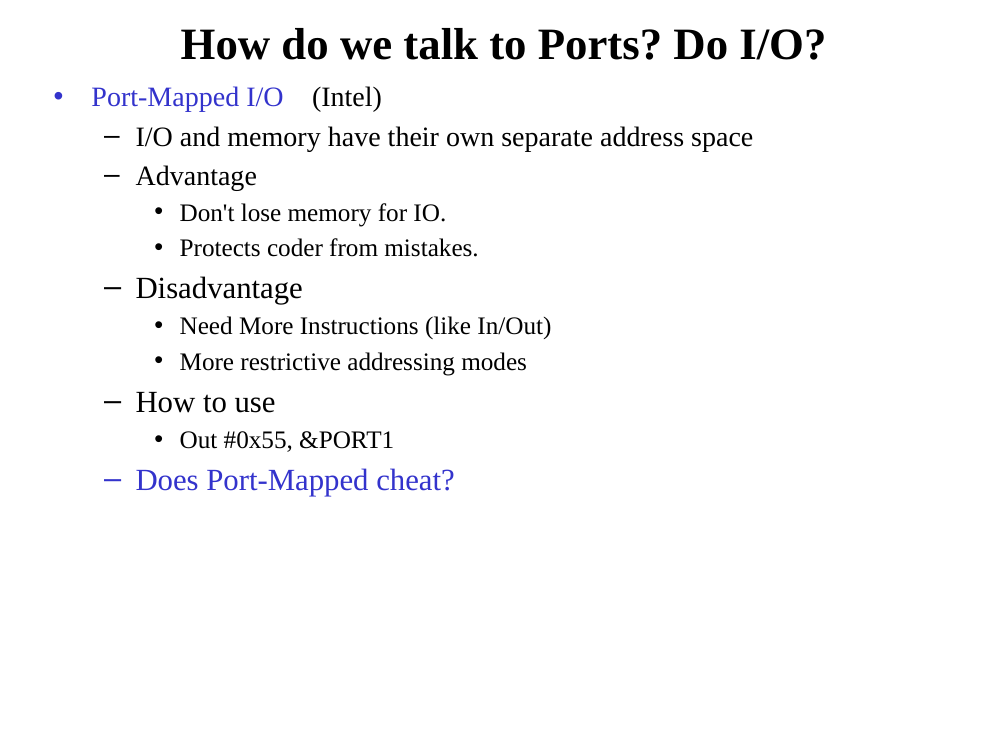
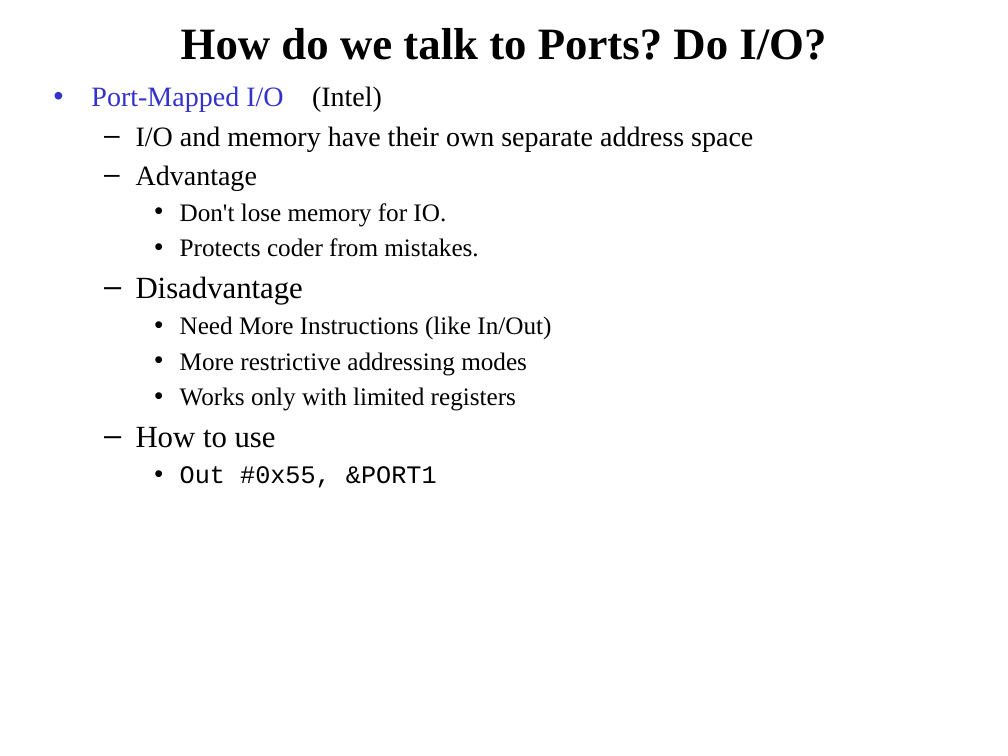
Before and after one commit to pw4rn3r/ECE382, a slide deck: slide 8 of notes/L13/Lsn13.pptx (slide 10 before the commit). Drawn at 1008x756 pixels with LibreOffice and Linux fonts; fonts in the diff are those of the drawing. Boxes give left, top, right and bottom in pixels: in the first picture for what was removed or moved away, otherwise in the second. Text is boxed around its words. In the diff, an @@ line names an element or a change of style, - is before the commit and + after.

```diff
--- a/notes/L13/Lsn13.pptx
+++ b/notes/L13/Lsn13.pptx
@@ text at [180, 387, 516, 411]: paragraph added @@
+    • Works only with limited registers
@@ text at [136, 468, 454, 496]: paragraph removed @@
-  – Does Port-Mapped cheat?
@@ text at [180, 466, 437, 488]: font Times New Roman to Courier New in "Out #0x55, &PORT1" @@
```
Also in this commit, not shown: 2 other slides changed, 2 slides removed, 1 other file.
